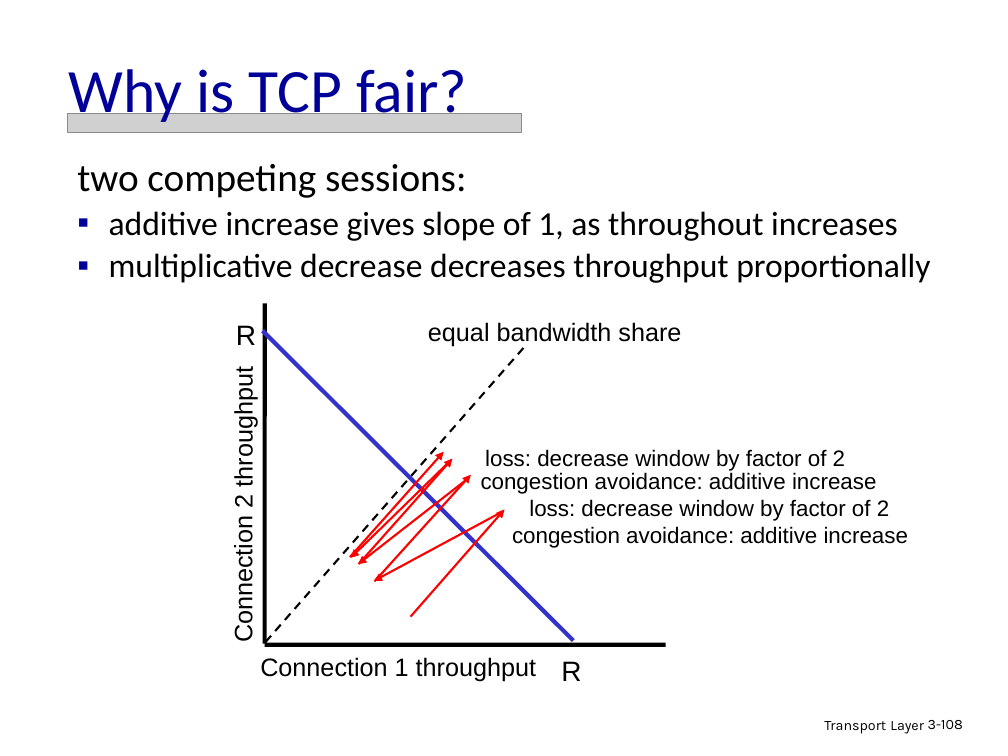
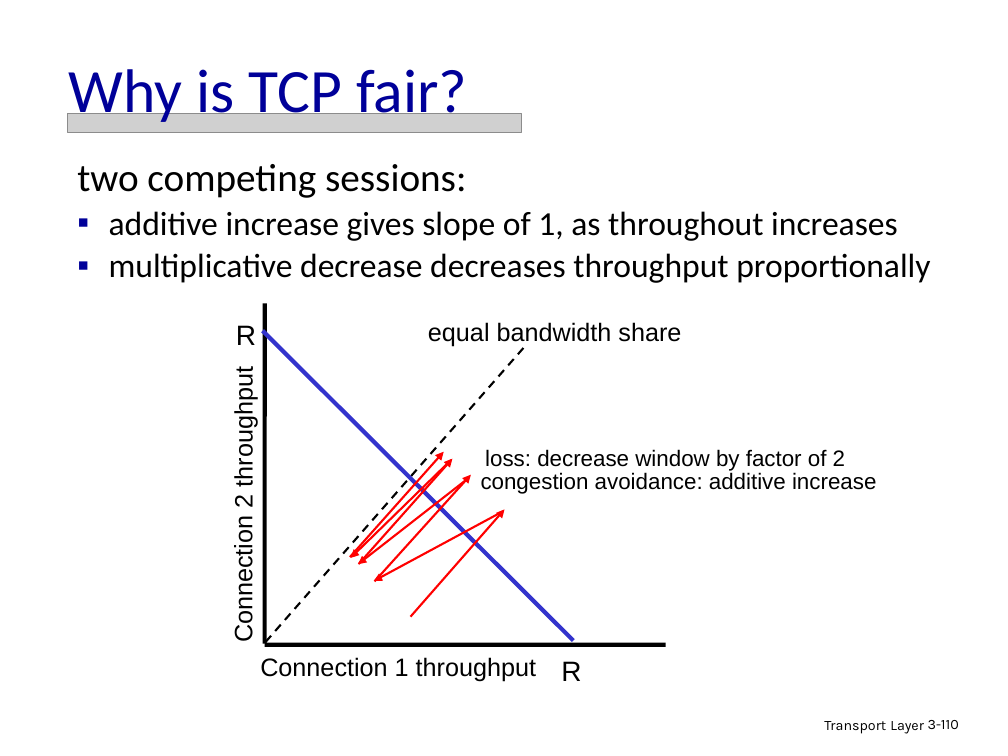
Before and after one commit to zhaoymbuffalo/CSE489-589, a slide deck: slide 110 of Ch3-summer-19.ppt (slide 108 before the commit). Drawn at 1008x756 pixels with LibreOffice and Linux fonts; fonts in the diff are those of the drawing; grey boxes stand for pictures. Boxes give left, top, right and bottom in pixels: in the first picture for what was removed or moved away, otherwise in the second. Text is boxed around its words. In the diff, an @@ line names an element or a change of style, - is before the commit and + after.

```diff
--- a/Ch3-summer-19.ppt
+++ b/Ch3-summer-19.ppt
@@ text removed at [529,499,889,521] @@
-loss: decrease window by factor of 2
@@ text removed at [512,526,908,548] @@
-congestion avoidance: additive increase
@@ page number at [928,720,959,729]: text changed @@
-3-108
+3-110
```
Also in this commit, not shown: 5 other slides changed, 2 slides added, 1 slide removed.
